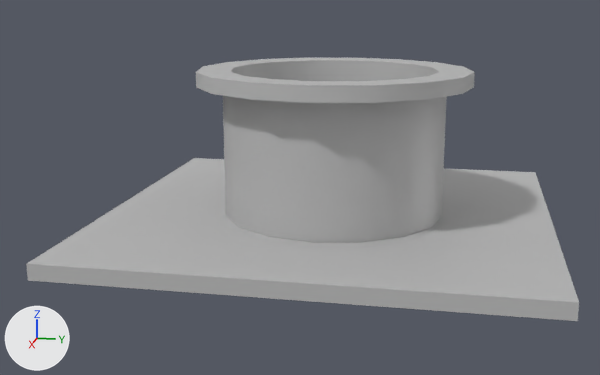
The FBX model UVMapped/FloorPipe.fbx, before and after one commit.
Camera for both pictures: a 50 mm lens placed at (3.55, -0.3, 0.82), pointed at (0.8, -0.85, 0.14). The lights are fixed; the arrows at lower left show +X, +Y and +Z. Where no turn or scale is listed for an object, it has been applied to the vertices.

Names of what the first picture shows: 'Pipe_Floor_150x150'.
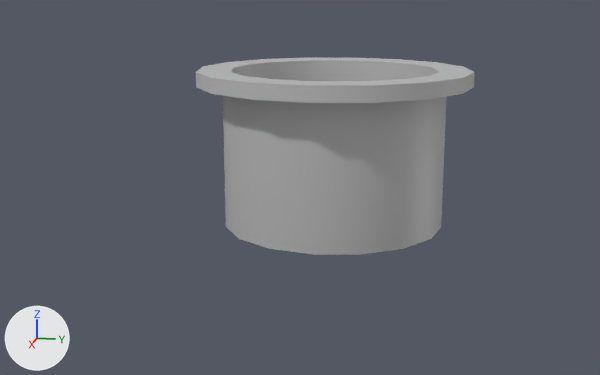
The edits, one by one:
me_mesh has 136 vertices, 132 faces and spans x 0.0..1.5, y -1.5..0.0, z 0.0..0.54.
me_mesh is used by ob_pipe_floor_150x150; location (0.0, 0.0, 0.0).
me_mesh part 1: the loose piece of 40 vertices spanning x 0.0..1.5, y -1.5..0.0, z 0.0..0.05 is deleted.

What differs and where, as boxes (x1, y1, x2, y2) in the pictures (600 x 375 px):
'Pipe_Floor_150x150', reshaped (49% narrower, 25% shorter): before (26, 58, 579, 321); after (196, 58, 475, 255)
part 1 of me_mesh, deleted: before (26, 158, 579, 321)
